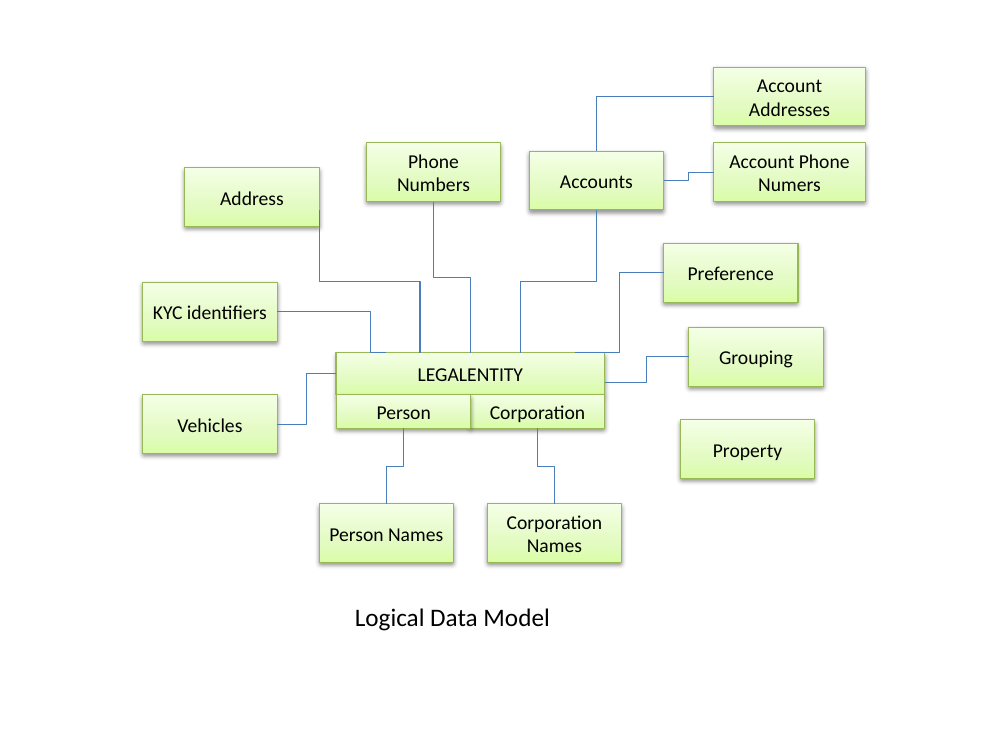
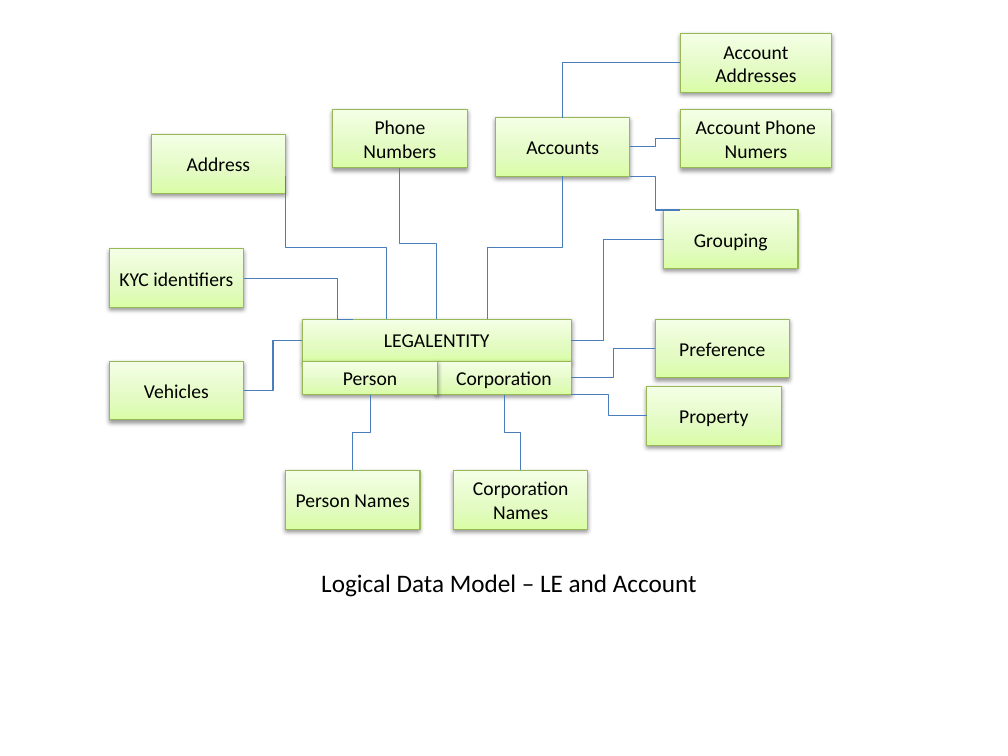
Before and after one commit to yugandharproject/YugandharMDMHubDocs, a slide deck: slide 3 of yugandhar-openmdm-doc/Architecture.pptx. Drawn at 1008x756 pixels with LibreOffice and Linux fonts; fonts in the diff are those of the drawing. Boxes give left, top, right and bottom in pixels: in the first picture for what was removed or moved away, otherwise in the second. Text is boxed around its words. In the diff, an @@ line names an element or a change of style, - is before the commit and + after.

```diff
--- a/yugandhar-openmdm-doc/Architecture.pptx
+++ b/yugandhar-openmdm-doc/Architecture.pptx
@@ 13 rectangles, 9 elbow lines: place and size @@
-13 rectangles, 9 elbow lines at bbox=[143, 68, 865, 562]
+13 rectangles, 9 elbow lines at bbox=[109, 33, 832, 529]
@@ elbow line added from (630, 176) to (680, 210), #4B7EBC 0.75 pt @@
@@ rectangle "Grouping": place and size @@
-rectangle "Grouping" at bbox=[688, 328, 823, 386]
+rectangle "Grouping" at bbox=[663, 210, 797, 268]
@@ elbow line moved from (605, 382) - (688, 357) to (572, 341) - (663, 240) @@
@@ rectangle "Preference": place and size @@
-rectangle "Preference" at bbox=[663, 244, 797, 302]
+rectangle "Preference" at bbox=[655, 320, 789, 378]
@@ elbow line moved from (576, 353) - (663, 273) to (572, 378) - (655, 349) @@
@@ elbow line added from (572, 395) to (647, 415), #4B7EBC 0.75 pt @@
@@ text at bbox=[321, 574, 697, 597]: text changed @@
-Logical Data Model
+Logical Data Model – LE and Account
```
Also in this commit, not shown: 7 other files.
